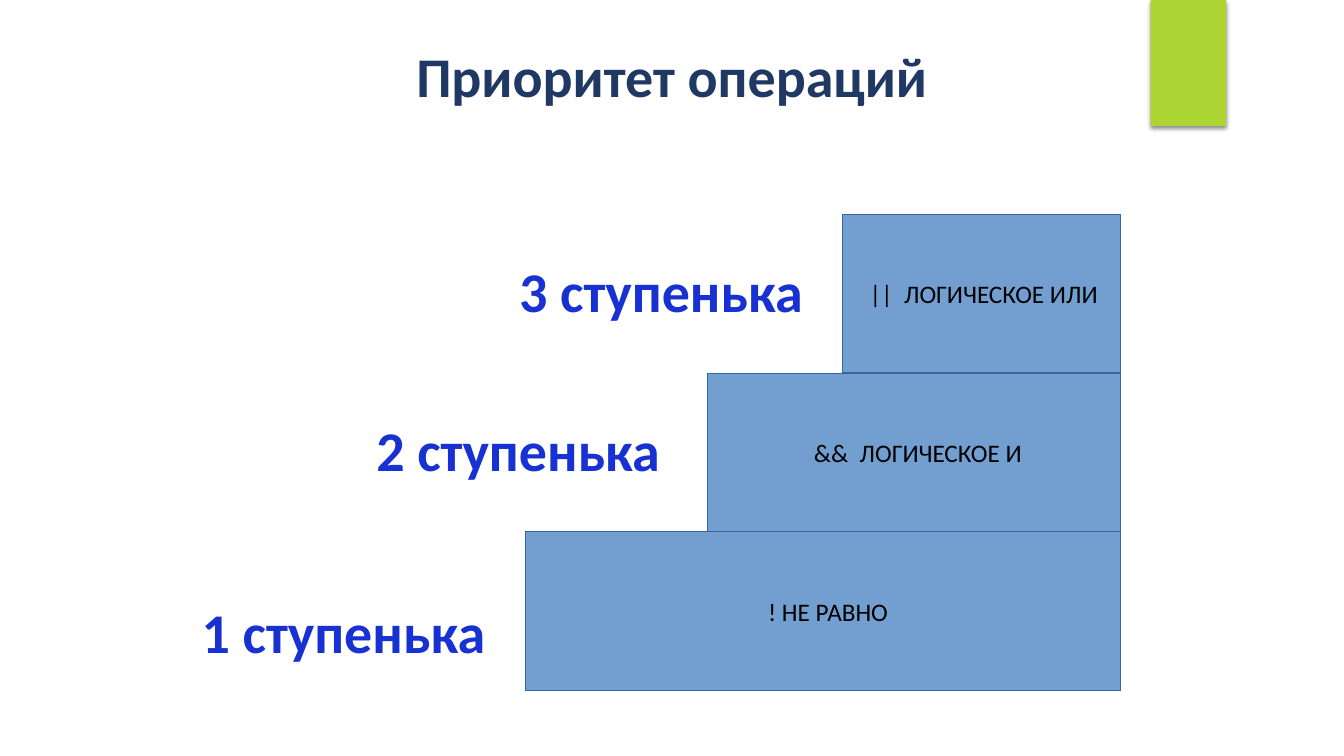
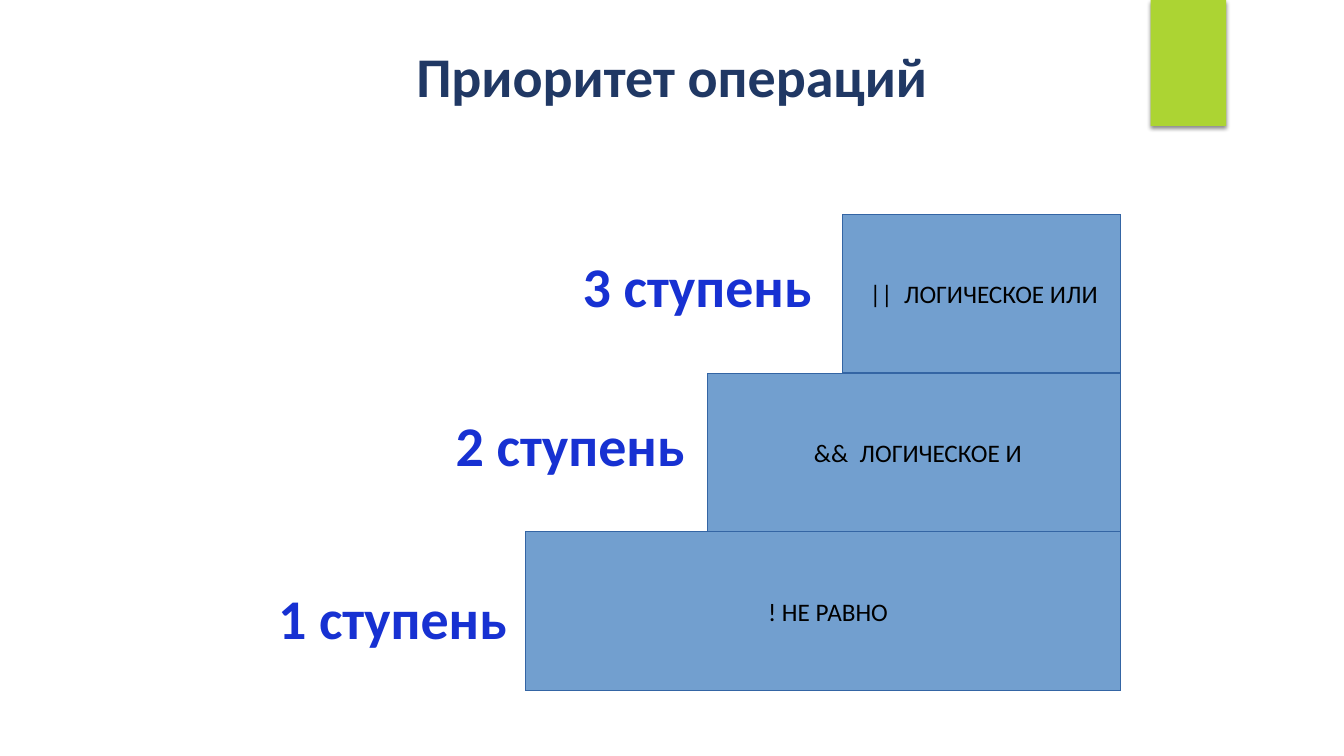
Before and after one commit to IriEfremova/LessonsCube, a slide deck: slide 7 of Samsung/Lesson5/Logical_operations.pptx (slide 5 before the commit). Drawn at 1344x756 pixels with LibreOffice and Linux fonts; fonts in the diff are those of the drawing. Boxes give left, top, right and bottom in pixels: in the first picture for what was removed or moved away, otherwise in the second. Text is boxed around its words. In the diff, an @@ line names an element or a change of style, - is before the commit and + after.

```diff
--- a/Samsung/Lesson5/Logical_operations.pptx
+++ b/Samsung/Lesson5/Logical_operations.pptx
@@ text at (583, 270, 812, 316): text changed @@
-3 ступенька
+3 ступень
@@ text at (456, 429, 685, 475): text changed @@
-2 ступенька
+2 ступень
@@ text at (278, 602, 507, 648): text changed @@
-1 ступенька
+1 ступень
```
Also in this commit, not shown: 1 other slide changed, 4 slides added, 3 other files.
